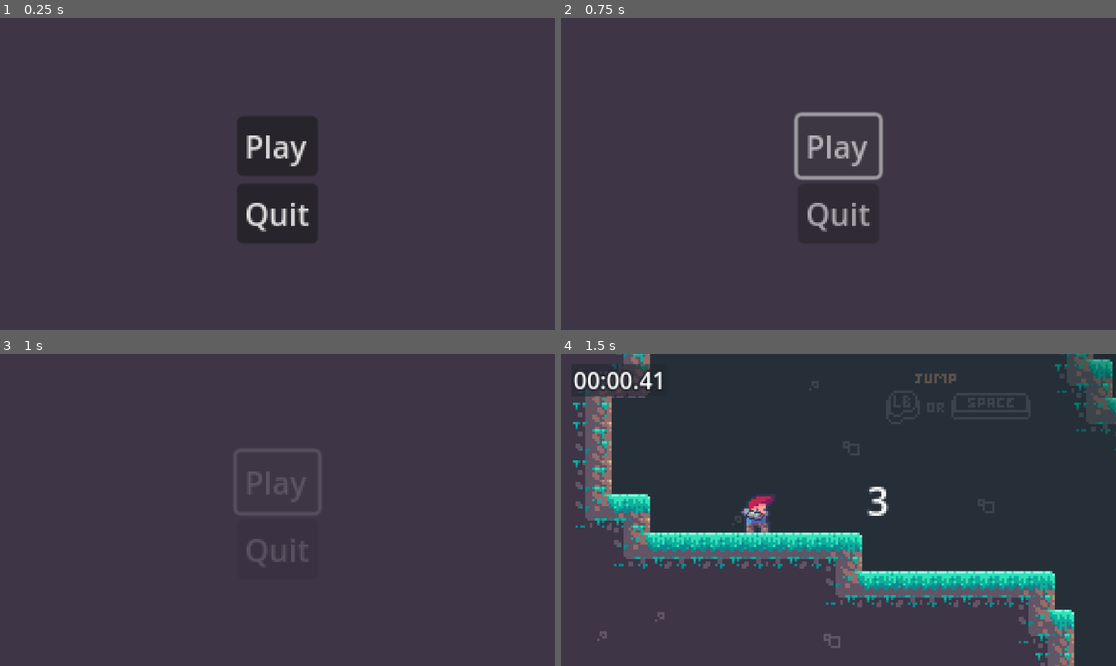
Above: before the commit, frames 1-4 (two rows, left to right).
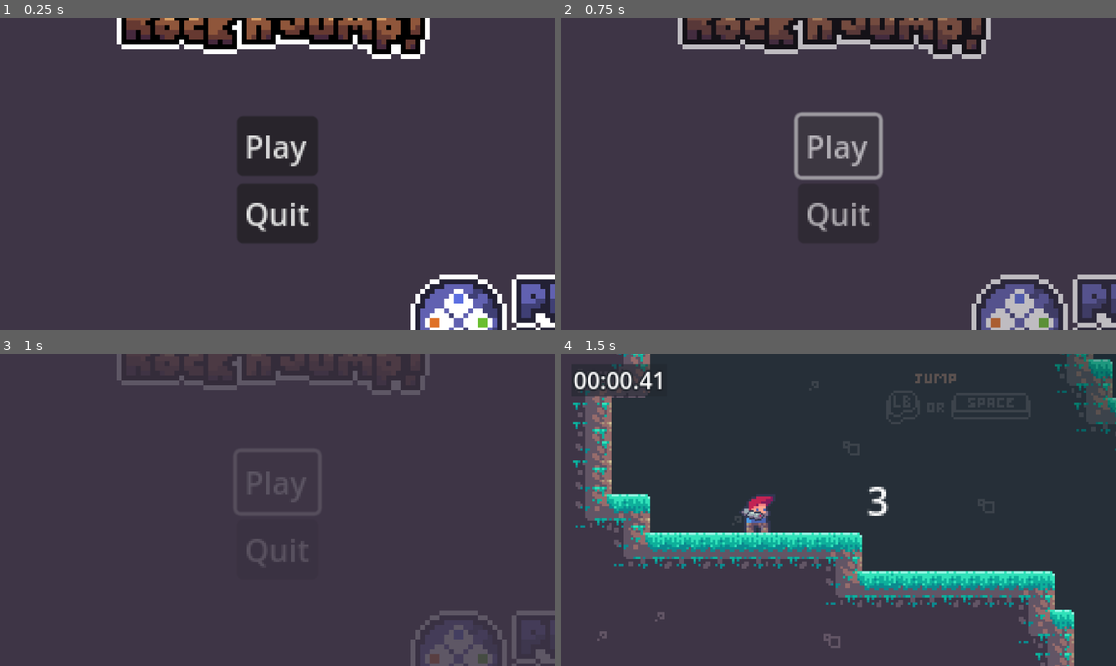
Above: after the commit, the same moments.

Repository: SoulierTom/Rocket
Game: Godot game, scene res://Scenes/Main_Menu.tscn
Same seed, same stepped clock (60 frames per second), same inputs: the game is played once before the commit and once after it.
Inputs (mouse positions are in pixels of both pictures, inside the frame that each line leads up to):
- Up to frame 1 (0.25 s): no input
- Up to frame 2 (0.75 s): click "Pl ay" at 0.5 s
- Up to frame 3 (1 s): no input
- Up to frame 4 (1.5 s): tap Enter (ui_accept) at 1.25 s; move the mouse to (960, 494) at 1.27 s; press the mouse at (960, 494) at 1.28 s; hold D (Move_Right) from 1.28 s (still down)

The runs differ from the first frame. In frame 1, 9.5% of the frame differs, in the area x 21-100%, y 0-100%; in frame 2, 8.5%; in frame 3, 2.8%; in frame 4, nothing differs.

Commit message:
Ajout de logos

Diff:
--- a/Scenes/Main_Menu.tscn
+++ b/Scenes/Main_Menu.tscn
@@ -1,6 +1,8 @@
-[gd_scene load_steps=2 format=3 uid="uid://r7xghap7k5ad"]
+[gd_scene load_steps=4 format=3 uid="uid://r7xghap7k5ad"]
 
 [ext_resource type="Script" path="res://Scripts/main_menu.gd" id="1_y2m26"]
+[ext_resource type="Texture2D" uid="uid://b6480ppbyoco" path="res://Assets/Graou/PushStart.png" id="2_47qby"]
+[ext_resource type="Texture2D" uid="uid://bfhkxafero20y" path="res://Assets/Graou/RnJ.png" id="3_i577s"]
 
 [node name="Menu" type="Control"]
 layout_mode = 3
@@ -32,5 +34,15 @@
 layout_mode = 2
 text = "Quit"
 
+[node name="PushStart" type="Sprite2D" parent="."]
+position = Vector2(606, 219)
+scale = Vector2(10, 10)
+texture = ExtResource("2_47qby")
+
+[node name="RnJ" type="Sprite2D" parent="."]
+position = Vector2(66, -89)
+scale = Vector2(10, 10)
+texture = ExtResource("3_i577s")
+
 [connection signal="pressed" from="MarginContainer/VBoxContainer/Play" to="." method="_on_play_pressed"]
 [connection signal="pressed" from="MarginContainer/VBoxContainer/Quit" to="." method="_on_quit_pressed"]
Binary file added: Assets/Graou/PushStart.png
Not shown, added: Assets/Graou/PushStart.png.import
Binary file added: Assets/Graou/RnJ.png
